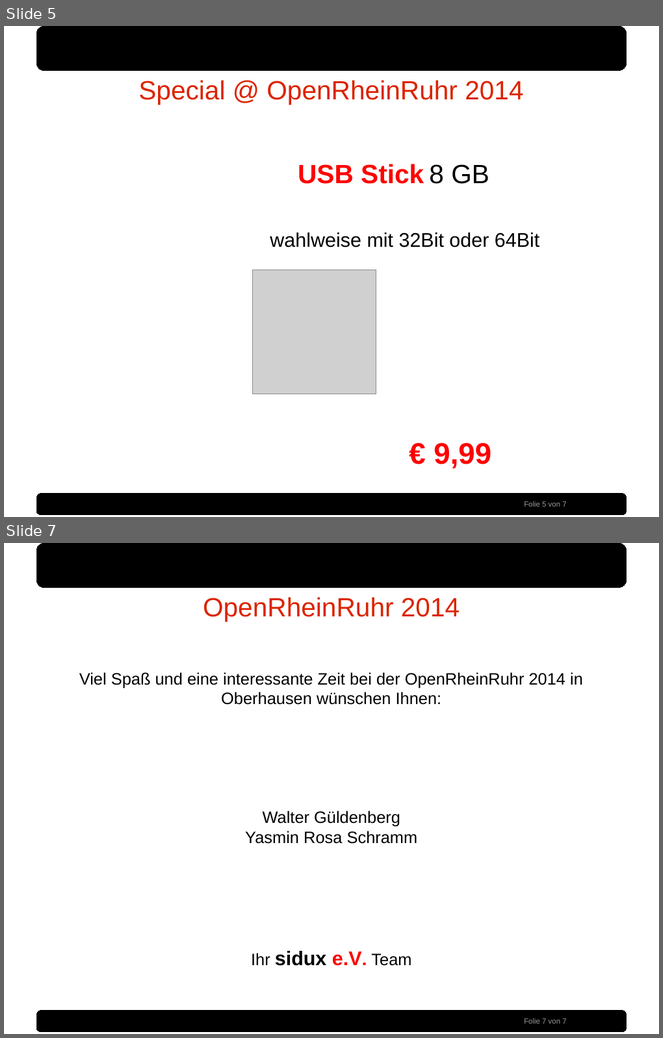
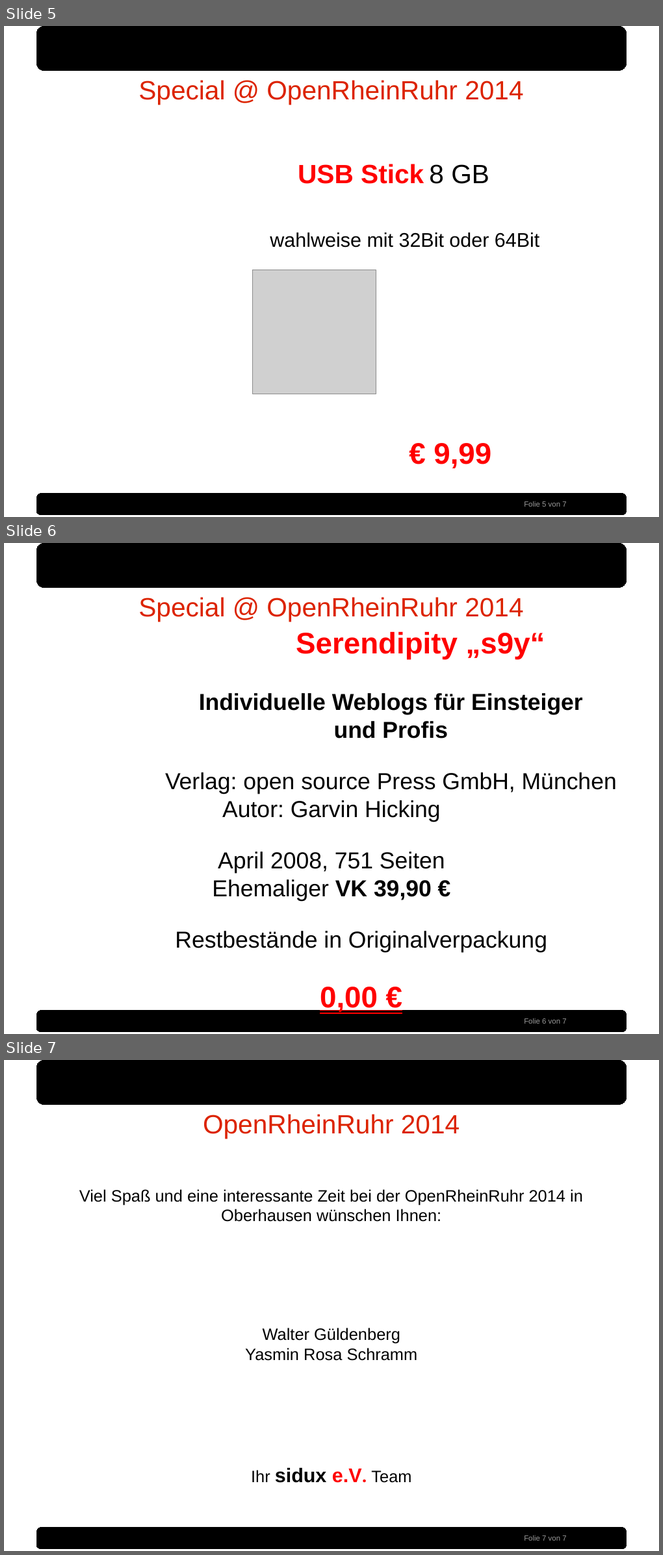
Before and after one commit to sidux-ev/praesentation, a slide deck: bin/orr2014.odp. Shown one above the other, each under a label of ours: slides 5 and 7 before the commit, slides 5, 6 and 7 after it; the slides between them are not shown. The pictures are 663x1038 and 663x1555 pixels, drawn with LibreOffice and Linux fonts; fonts in the diff are those of the drawing; grey boxes stand for pictures; background and template pictures are left out. Boxes give left, top, right and bottom in pixels: in the first picture for what was removed or moved away, otherwise in the second. Text is boxed around its words. In the diff, an @@ line names an element or a change of style, - is before the commit and + after.

Commit message:
Add page 6 OpenRheinRuhr

```diff
--- a/bin/orr2014.odp
+++ b/bin/orr2014.odp
@@ slide 6 added at <box>4,543,659,1034</box>, background #FFFFFF; not listed: 3 template elements that a slide beside it also shows @@
@@ text added at <box>139,597,523,622</box>, 32 pt, text #DC2300 @@
+Special @ OpenRheinRuhr 2014
@@ text added at <box>165,632,617,1014</box>, 28 pt, text #000000 @@
+Serendipity „s9y“
+Individuelle Weblogs für Einsteiger
+und Profis
+Verlag: open source Press GmbH, München
+Autor: Garvin Hicking
+April 2008, 751 Seiten
+Ehemaliger VK 39,90 €
+Restbestände in Originalverpackung
+0,00 €
```
Also in this commit, not shown: 1 slide removed.
